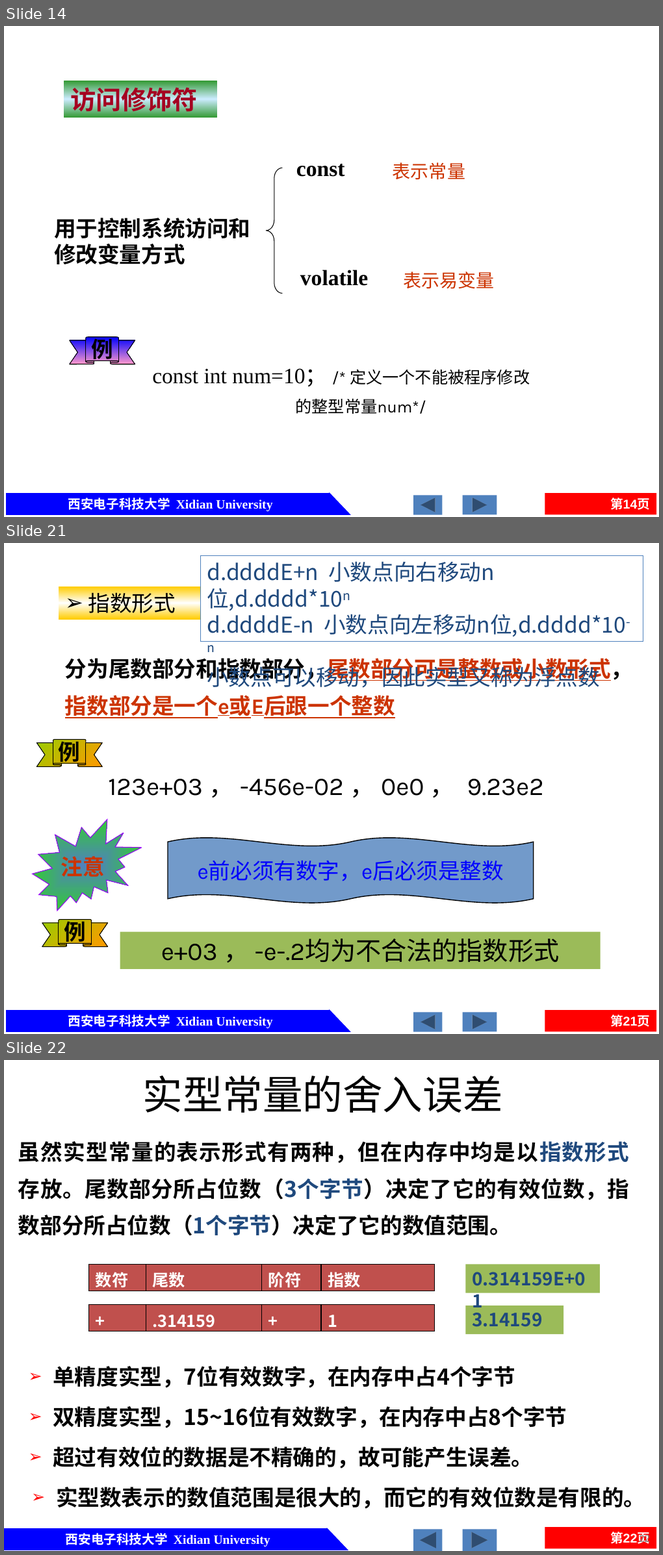
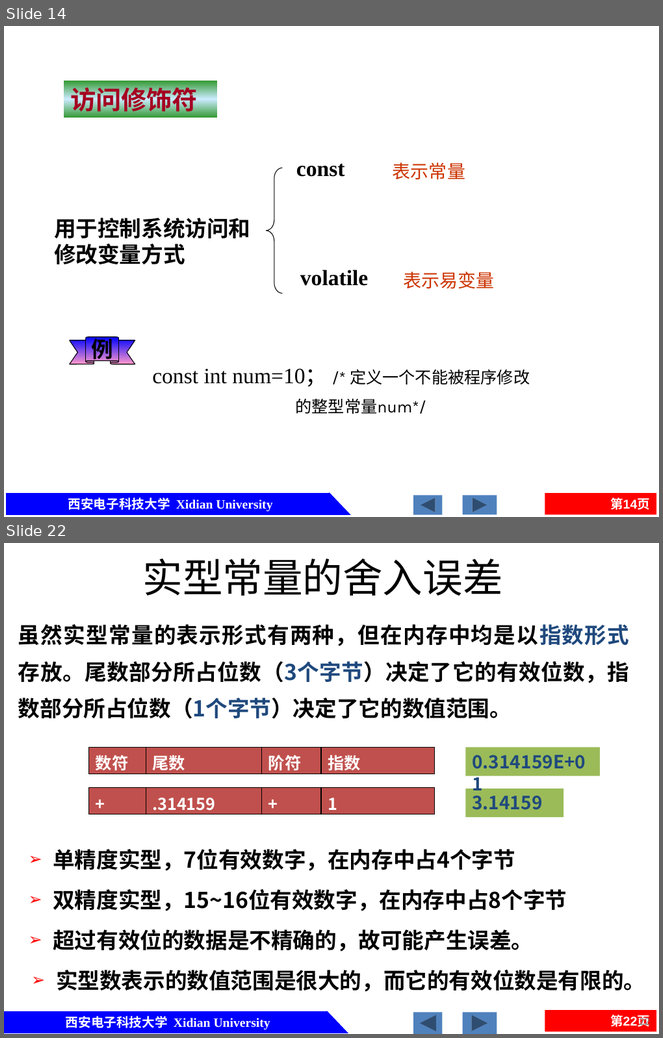
Before and after one commit to jtrfid/C-Repositories, a slide deck: 2016/C语言/课件/第2章 C的基本数据类型及运算.pptx. Shown one above the other, each under a label of ours: slides 14, 21 and 22 before the commit, slides 14 and 22 after it; the slides between them are not shown. The pictures are 663x1555 and 663x1038 pixels, drawn with LibreOffice and Linux fonts; fonts in the diff are those of the drawing. Boxes give left, top, right and bottom in pixels: in the first picture for what was removed or moved away, otherwise in the second. Text is boxed around its words. In the diff, an @@ line names an element or a change of style, - is before the commit and + after.

```diff
--- a/2016/C语言/课件/第2章 C的基本数据类型及运算.pptx
+++ b/2016/C语言/课件/第2章 C的基本数据类型及运算.pptx
@@ slide 21 removed at [4,543,659,1034], background #FFFFFF; not listed: 6 template elements that a slide beside it also shows @@
@@ rectangle removed at [200,555,644,641] @@
-d.ddddE+n 小数点向右移动n位,d.dddd*10n
-d.ddddE-n 小数点向左移动n位,d.dddd*10-n
-小数点可以移动，因此实型又称为浮点数
@@ rectangle removed at [59,587,200,620] @@
-➢ 指数形式
@@ text removed at [65,658,633,719] @@
-分为尾数部分和指数部分，尾数部分可是整数或小数形式，
-指数部分是一个e或E后跟一个整数
@@ ribbon removed at [36,739,102,767] @@
-例
@@ text removed at [108,779,544,796] @@
-123e+03 ， -456e-02 ， 0e0 ， 9.23e2
@@ irregular seal removed at [32,819,142,910] @@
-注意
@@ double wave removed at [168,838,533,903] @@
-e前必须有数字，e后必须是整数
@@ ribbon removed at [42,920,107,947] @@
-例
@@ rectangle removed at [120,932,600,969] @@
-e+03 ， -e-.2均为不合法的指数形式
```
Also in this commit, not shown: 4 slides changed, 2 slides added, 11 other slides removed.
